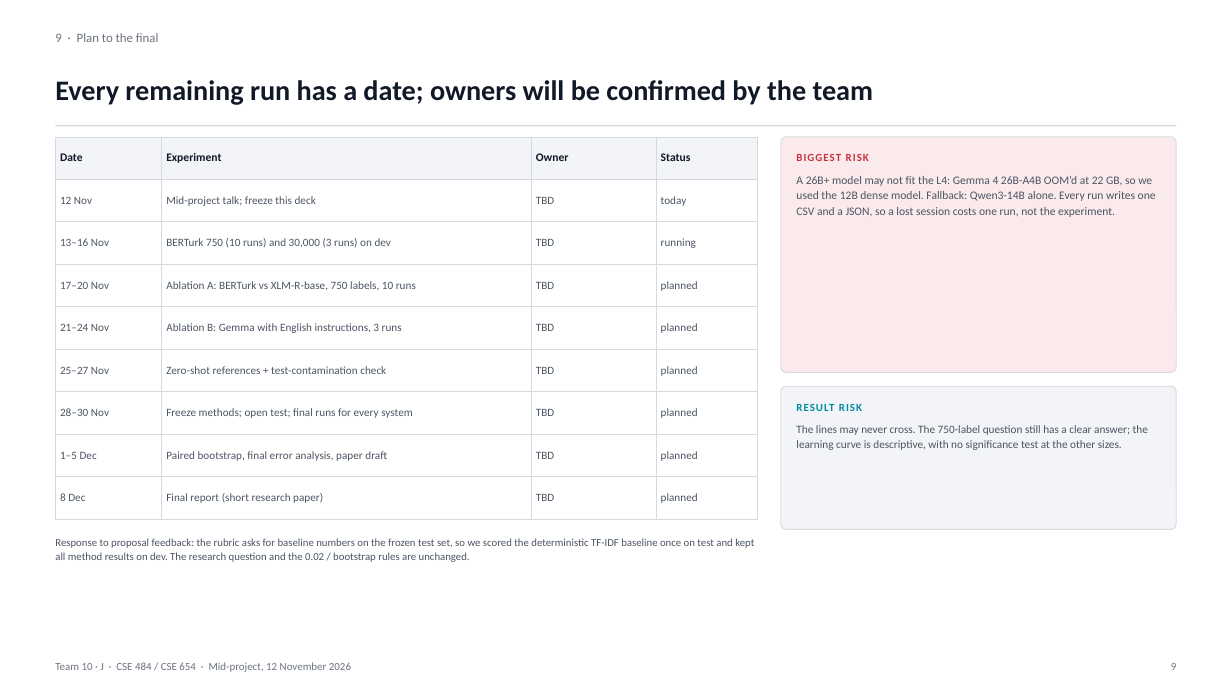
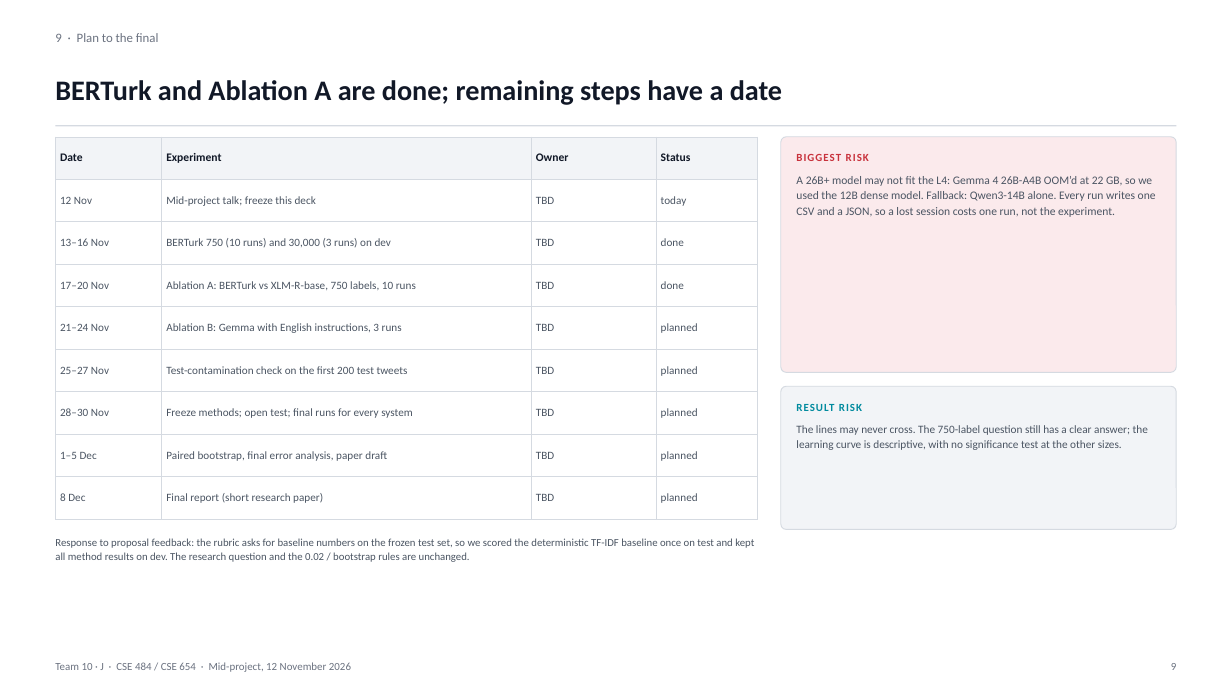
Before and after one commit to VesileHann/offenseval-tr-midproject, a slide deck: slide 9 of paper/Team10_MidProject.pptx. Drawn at 1232x693 pixels with LibreOffice and Linux fonts; fonts in the diff are those of the drawing. Boxes give left, top, right and bottom in pixels: in the first picture for what was removed or moved away, otherwise in the second. Text is boxed around its words. In the diff, an @@ line names an element or a change of style, - is before the commit and + after.

Commit message:
paper: refresh deck and PDF with BERTurk and Ablation A results

```diff
--- a/paper/Team10_MidProject.pptx
+++ b/paper/Team10_MidProject.pptx
@@ text at bbox=[55, 80, 782, 105]: text changed @@
-Every remaining run has a date; owners will be confirmed by the team
+BERTurk and Ablation A are done; remaining steps have a date
@@ table at bbox=[55, 137, 758, 507] @@
-row 3, column 4: running
+row 3, column 4: done
-row 4, column 4: planned
+row 4, column 4: done
-row 6, column 2: Zero-shot references + test-contamination check
+row 6, column 2: Test-contamination check on the first 200 test tweets
```
Also in this commit, not shown: 7 other slides changed, 1 other file.
